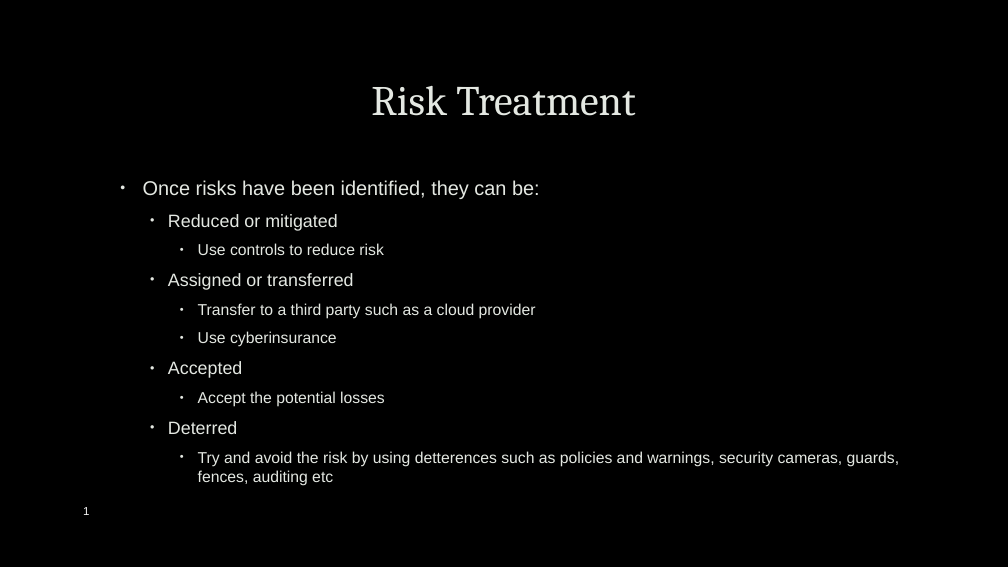
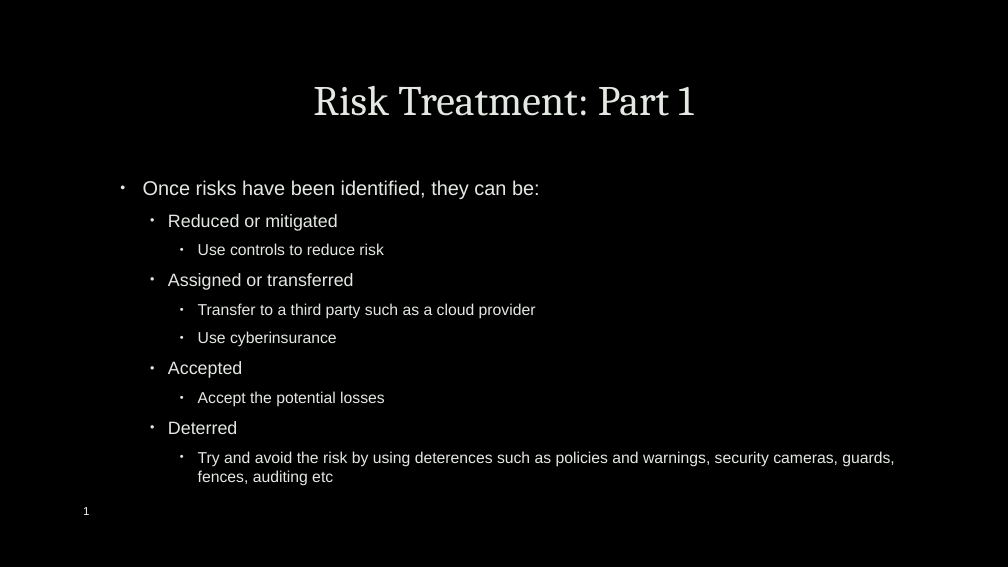
Before and after one commit to uwacsp/cits1003, a slide deck: slide 16 of Lectures/CITS1003-7 Security Management.pptx (slide 17 before the commit). Drawn at 1008x567 pixels with LibreOffice and Linux fonts; fonts in the diff are those of the drawing; background and template pictures are left out. Boxes give left, top, right and bottom in pixels: in the first picture for what was removed or moved away, otherwise in the second. Text is boxed around its words. In the diff, an @@ line names an element or a change of style, - is before the commit and + after.

Commit message:
Updated lectures 7

```diff
--- a/Lectures/CITS1003-7 Security Management.pptx
+++ b/Lectures/CITS1003-7 Security Management.pptx
@@ title at <box>313,86,693,116</box>: text changed @@
-Risk Treatment
+Risk Treatment: Part 1
@@ text at <box>198,451,894,486</box>: text changed @@
-      • Try and avoid the risk by using detterences such as policies and warnings, security cameras, guards, fences, auditing etc
+      • Try and avoid the risk by using deterences such as policies and warnings, security cameras, guards, fences, auditing etc
```
Also in this commit, not shown: 9 other slides changed, 2 slides removed.
